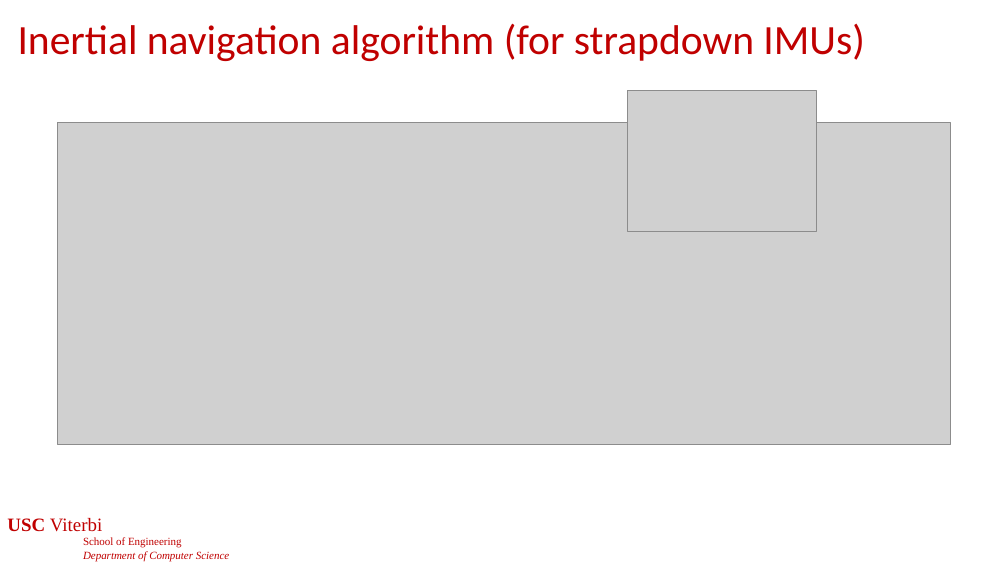
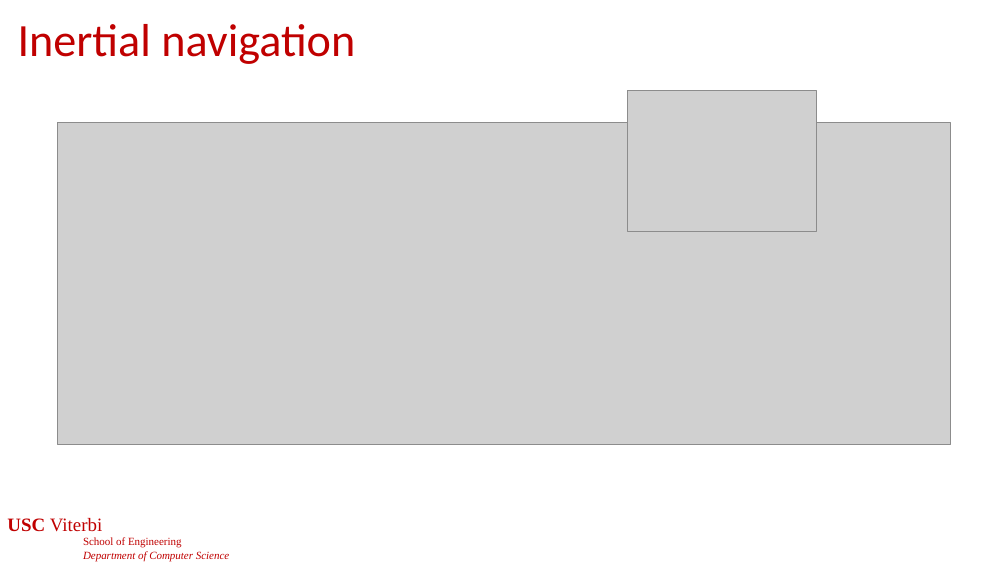
Before and after one commit to jdeshmukh/jdeshmukh.github.io, a slide deck: slide 4 of teaching/cs513slides/lecture11-SensingPerception.pptx (slide 15 before the commit). Drawn at 1008x567 pixels with LibreOffice and Linux fonts; fonts in the diff are those of the drawing; grey boxes stand for pictures; background and template pictures are left out. Boxes give left, top, right and bottom in pixels: in the first picture for what was removed or moved away, otherwise in the second. Text is boxed around its words. In the diff, an @@ line names an element or a change of style, - is before the commit and + after.

```diff
--- a/teaching/cs513slides/lecture11-SensingPerception.pptx
+++ b/teaching/cs513slides/lecture11-SensingPerception.pptx
@@ title at bbox=[18, 24, 355, 64]: text changed; size 39.6 to 44 pt @@
-Inertial navigation algorithm (for strapdown IMUs)
+Inertial navigation
```
Also in this commit, not shown: 10 other slides changed, 36 slides removed, 3 other files.
